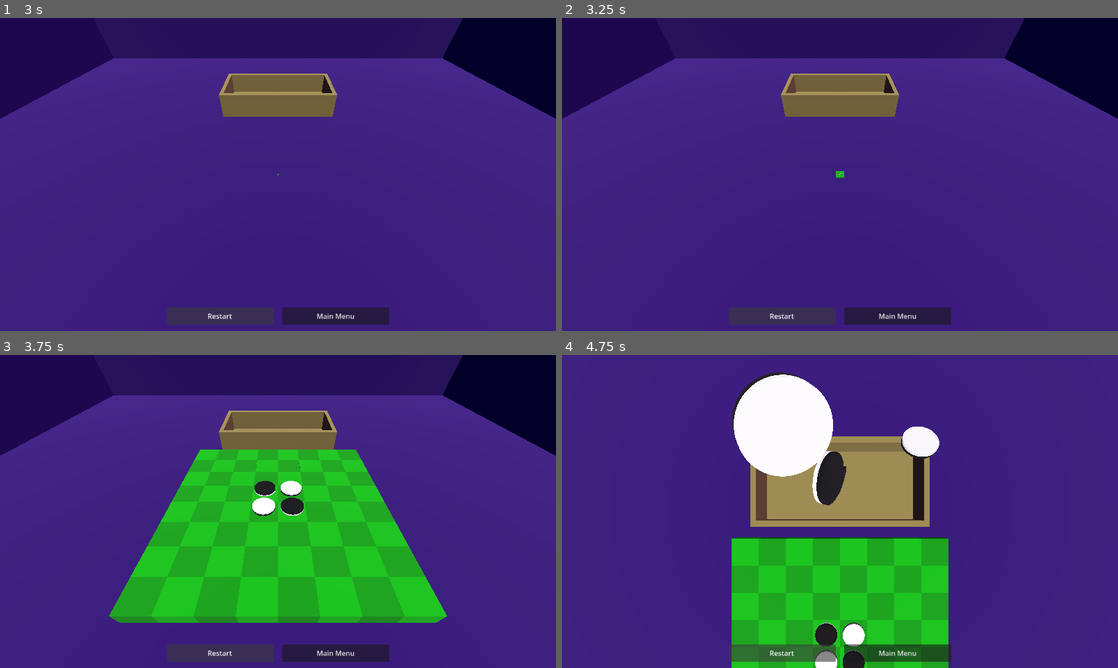
Above: before the commit, frames 1-4 (two rows, left to right).
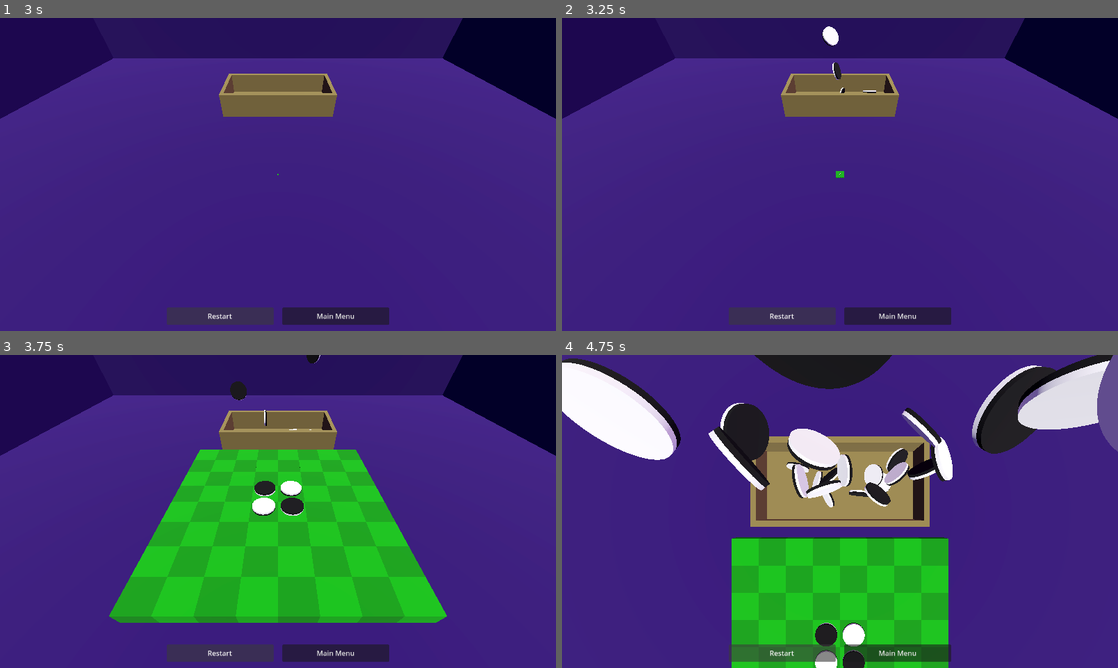
Above: after the commit, the same moments.

Repository: phrasmotica/othello
Game: Godot game, scene res://scenes/3d/main_menu_3d.tscn
Two runs of this game, one before a commit and one after it. Both use one fixed random seed, a clock stepped at 60 frames per second and the inputs below.
Inputs (mouse positions are in pixels of both pictures, inside the frame that each line leads up to):
- Up to frame 1 (3 s): move the mouse to (400, 158) at 0.52 s; hold C (peek_counter_box) 0.53-1.25 s; click (400, 158) at 0.67 s; click "Start Game" at 1.25 s; move the mouse to (166, 190) at 2.02 s; tap C (peek_counter_box) at 2.1 s; click (166, 190) at 2.17 s; click "Restart" at 2.75 s
- Up to frame 2 (3.25 s): no input
- Up to frame 3 (3.75 s): click "Restart" at 3.5 s
- Up to frame 4 (4.75 s): click "Restart" at 4.25 s

Frame 1 is identical in both runs. In frame 2, 0.2% of the frame differs, in the area x 46-57%, y 2-24%; in frame 3, 0.2%; in frame 4, 19%, in the area x 0-100%, y 0-49%.

Commit message:
Respawn counters in the box after the game is restarted

Diff:
--- a/scenes/3d/game_3d.tscn
+++ b/scenes/3d/game_3d.tscn
@@ -197,7 +197,8 @@
 
 [node name="PurpleRoom" parent="." instance=ExtResource("13_yr2oc")]
 
-[node name="CounterBox" parent="." node_paths=PackedStringArray("board") instance=ExtResource("14_upf2v")]
+[node name="CounterBox" parent="." node_paths=PackedStringArray("game_logic", "board") instance=ExtResource("14_upf2v")]
 transform = Transform3D(1, 0, 0, 0, 1, 0, 0, 0, 1, 0, 2, -6)
 disable_environment = true
+game_logic = NodePath("../OthelloGameLogic3D")
 board = NodePath("../Board3D")
--- a/scripts/3d/counter_box.gd
+++ b/scripts/3d/counter_box.gd
@@ -7,6 +7,9 @@
 		disable_environment = value
 
 		_refresh()
+
+@export
+var game_logic: OthelloGameLogic3D
 
 @export
 var board: Board3D
@@ -36,6 +39,9 @@
 		if board:
 			SignalHelper.persist(board.initial_state_ready, _update_spawner)
 
+		if game_logic:
+			SignalHelper.persist(game_logic.game_restarted, start_spawn.bind(true))
+
 	if world_environment:
 		_original_environment = world_environment.environment
 
@@ -51,11 +57,11 @@
 
 		counter_spawner.spawn_amount = amount
 
-func start_spawn() -> void:
+func start_spawn(skip_finished := false) -> void:
 	if counter_spawner:
 		SignalHelper.once(counter_spawner.finished, _handle_spawning_finished)
 
-		counter_spawner.spawn_counters()
+		counter_spawner.spawn_counters(skip_finished)
 
 func _handle_spawning_finished() -> void:
 	_is_settled = true
--- a/scripts/3d/counter_spawner.gd
+++ b/scripts/3d/counter_spawner.gd
@@ -19,9 +19,14 @@
 
 signal finished
 
-func spawn_counters() -> void:
+func spawn_counters(skip_finished) -> void:
 	if not counter_scene:
 		return
+
+	for c in _counters:
+		c.queue_free()
+
+	_counters.clear()
 
 	for i in spawn_amount:
 		var counter: Counter3D = counter_scene.instantiate()
@@ -40,7 +45,8 @@
 
 		await get_tree().create_timer(spawn_interval).timeout
 
-	SignalHelper.once(get_tree().create_timer(1.0).timeout, _emit_finished)
+	if not skip_finished:
+		SignalHelper.once(get_tree().create_timer(1.0).timeout, _emit_finished)
 
 func get_counters() -> Array[Counter3D]:
 	return _counters
